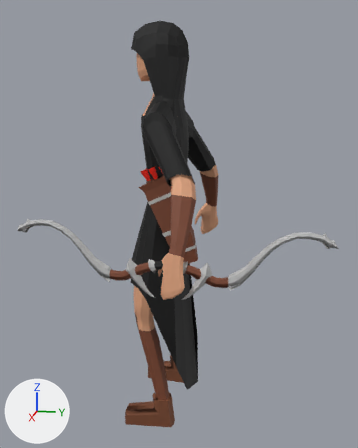
Renders of the FBX model Pacification/Assets/Prefabs/Features/Units/RangedEra2.fbx from each side of a commit.
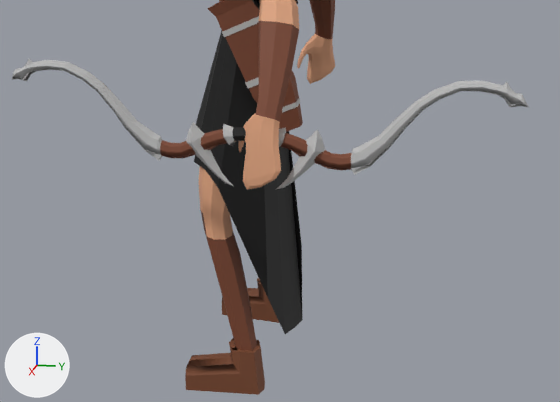
The first picture shows the older version from a 50 mm camera at (8.87, 1.84, 4.3) aimed at (1.04, 0.27, 2.34). The close-ups show both versions on the part from 3% to 100% of the width and 41% to 96% of the height of that picture. The axes (+X, +Y, +Z) are drawn at lower left. The lights are the same throughout. Where no turn or scale is listed for an object, it has been applied to the vertices.

Script lines for the objects in view, before the commit:
```python
me_cube_006 = bpy.data.meshes.new('Cube.006')
me_cube_006.from_pydata(...)  # 88 vertices, 68 faces; spans x -1.27..1.27, y -0.37..0.76, z -3.69..-0.04
me_cube_006.materials.append(mat_armure)  # brown #79442c
me_cube_008 = bpy.data.meshes.new('Cube.008')
me_cube_008.from_pydata(...)  # 412 vertices, 331 faces; spans x -1.25..1.25, y -0.6..0.72, z -3.57..2.46
me_cube_008.materials.append(mat_tunique)  # black #000000
me_cylinder_006 = bpy.data.meshes.new('Cylinder.006')
me_cylinder_006.from_pydata(...)  # 474 vertices, 486 faces; spans x -0.1..0.1, y -2.17..2.17, z -0.48..0.55
# faces by material slot: [90, 16, 380]
me_cylinder_006.materials.append(mat_armure)  # brown #79442c
me_cylinder_006.materials.append(mat_tunique)  # black #000000
me_cylinder_006.materials.append(mat_lame)  # grey #bbbbbb
ob_cube_001 = bpy.data.objects.new('Cube.001', me_cube_006)
ob_cube_001.location = (1.02, 0.0, 3.03)
ob_cube_003 = bpy.data.objects.new('Cube.003', me_cube_008)
ob_cube_003.location = (1.02, 0.0, 3.03)
ob_cylinder = bpy.data.objects.new('Cylinder', me_cylinder_006)
ob_cylinder.location = (2.69, 0.45, 2.18)
# also in view: 'Cube.002' at (1.02, 0.58, 2.68); 'Chaussures' at (1.02, -0.07, -0.71); 'Cube.006' at (1.6, 0.23, 2.54); 'Cube' at (1.02, 0.18, 2.91)
```
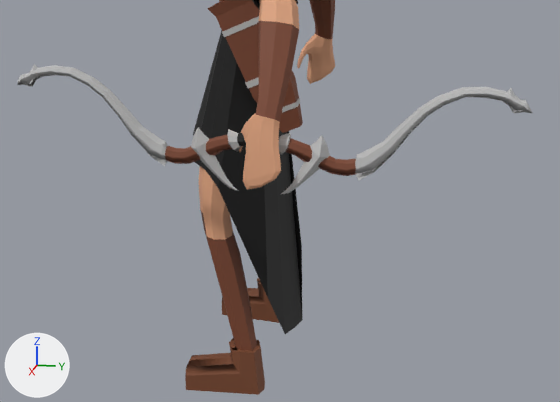
The newer file is also turned or shifted as a whole; pictures and numbers use the older file's frame.

Diff of the bpy script that builds the scene:
```diff
--- a/Pacification/Assets/Prefabs/Features/Units/RangedEra2.fbx.py
+++ b/Pacification/Assets/Prefabs/Features/Units/RangedEra2.fbx.py
@@ me_cylinder_008 @@
+me_cylinder_008.from_pydata(...)  # 472 vertices, 486 faces; spans x -0.1..0.1, y -2.17..2.17, z -0.48..0.55
+# faces by material slot: [16, 380, 90]
+me_cylinder_008.materials.append(mat_tunique)  # black #000000
+me_cylinder_008.materials.append(mat_lame)  # grey #bbbbbb
+me_cylinder_008.materials.append(mat_armure)  # brown #79442c
@@ ob_cylinder @@
-ob_cylinder = bpy.data.objects.new('Cylinder', me_cylinder_006)
-ob_cylinder.location = (2.69, 0.45, 2.18)
@@ ob_cylinder_001 @@
+ob_cylinder_001 = bpy.data.objects.new('Cylinder.001', me_cylinder_008)
+ob_cylinder_001.location = (2.67, 0.49, 2.12)
```

Changed parts and their boxes (x1, y1, x2, y2) in the close-ups (560 x 402 px):
'Cylinder', deleted
    before: (12, 59, 529, 189)
    faces in mat_lame (grey #bbbbbb): (12, 59, 529, 189)
    faces in mat_armure (brown #79442c): (160, 129, 351, 170)
    faces in mat_tunique (black #000000): (232, 127, 246, 141)
'Cylinder.001', added
    after: (17, 64, 532, 194)
    faces in mat_lame (grey #bbbbbb): (17, 64, 532, 194)
    faces in mat_armure (brown #79442c): (165, 134, 356, 176)
